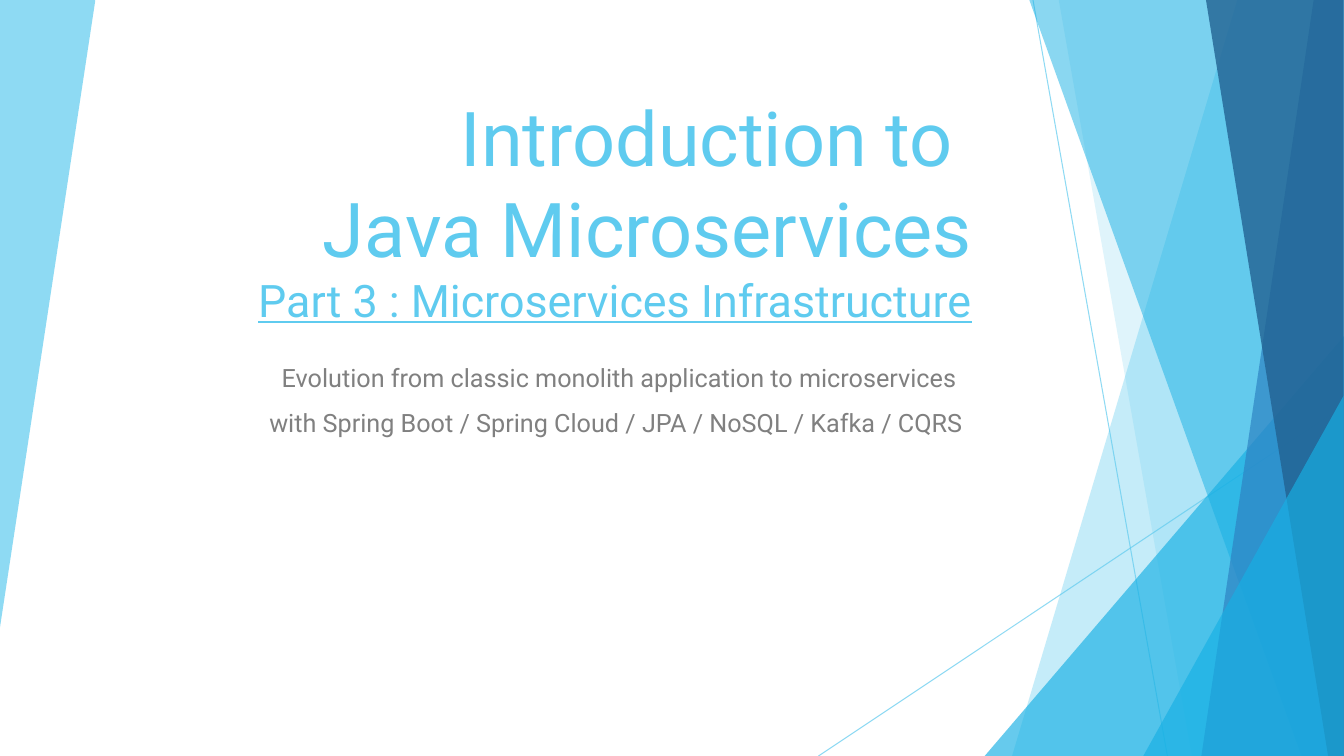
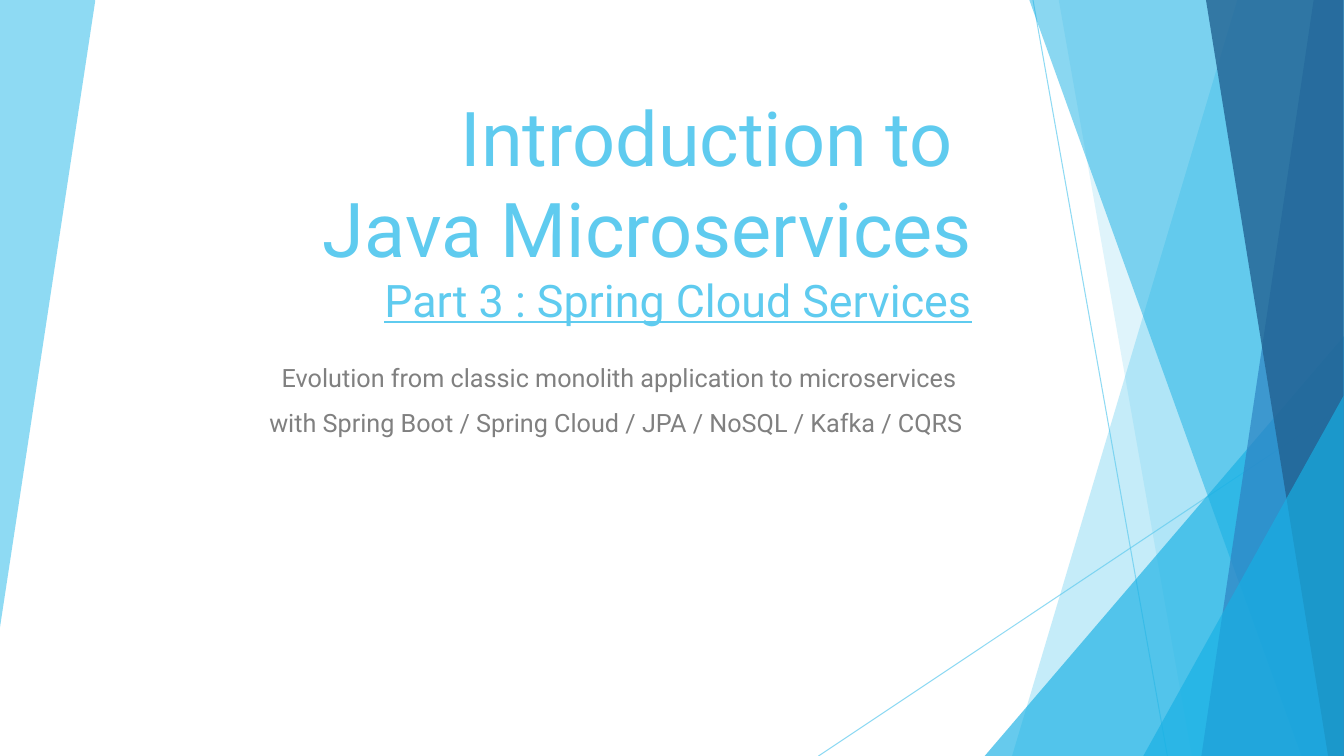
Before and after one commit to vlytsus/springboot-cloud-demo-one, a slide deck: slide 1 of docs/Introduction_To_Microservices_Part_3_microservice.pptx. Drawn at 1344x756 pixels with LibreOffice and Linux fonts; fonts in the diff are those of the drawing. Boxes give left, top, right and bottom in pixels: in the first picture for what was removed or moved away, otherwise in the second. Text is boxed around its words. In the diff, an @@ line names an element or a change of style, - is before the commit and + after.

```diff
--- a/docs/Introduction_To_Microservices_Part_3_microservice.pptx
+++ b/docs/Introduction_To_Microservices_Part_3_microservice.pptx
@@ title at [323, 109, 972, 327]: text changed; size 32 to 54 pt @@
-Introduction to
-Java Microservices
-Part 3 : Microservices Infrastructure
+Introduction to
+Java Microservices
+Part 3 : Spring Cloud Services
```
Also in this commit, not shown: 2 other slides changed, 6 slides added.
